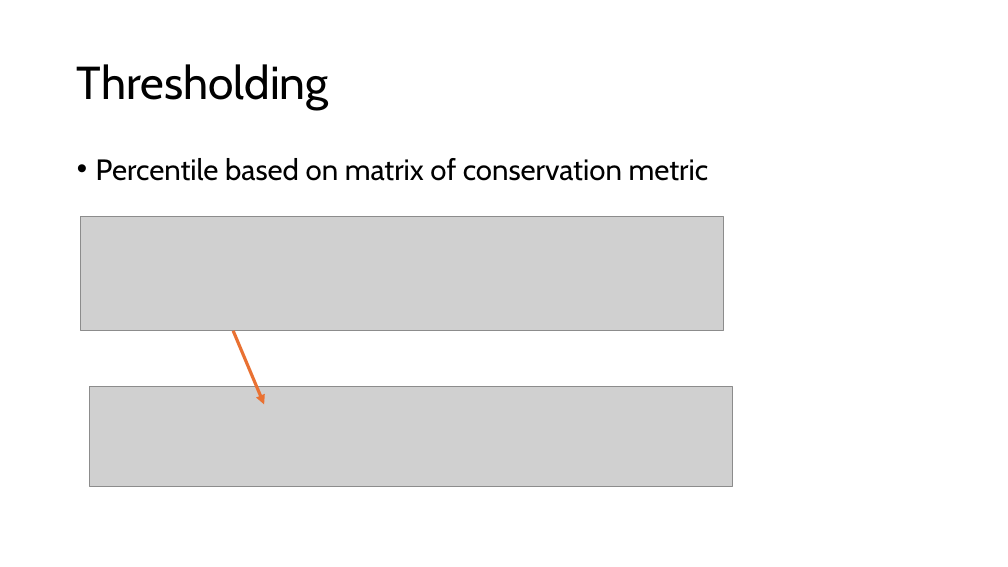
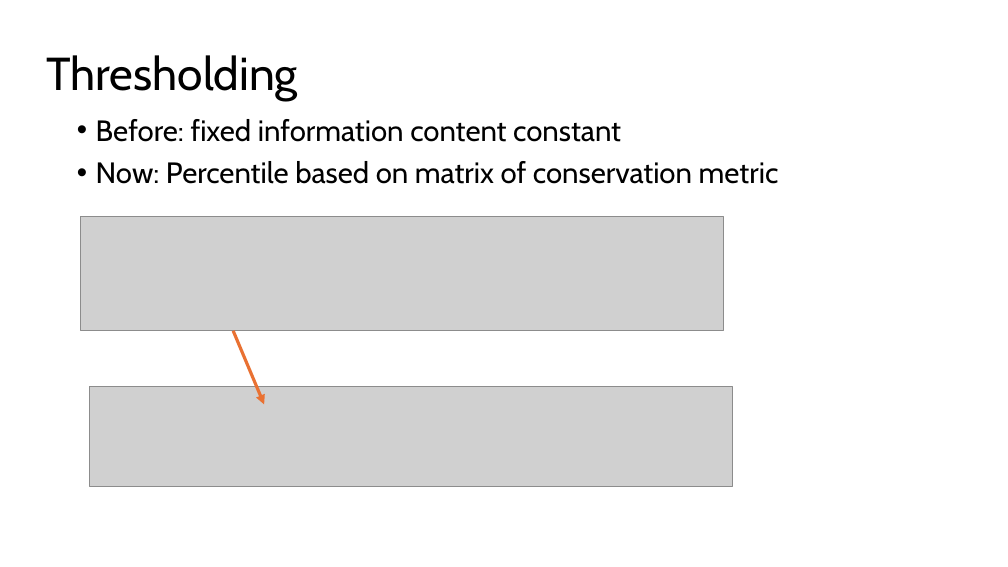
Before and after one commit to eshin21/drippy, a slide deck: slide 3 of Presentations/May Motif Gallery.pptx. Drawn at 1008x567 pixels with LibreOffice and Linux fonts; fonts in the diff are those of the drawing; grey boxes stand for pictures. Boxes give left, top, right and bottom in pixels: in the first picture for what was removed or moved away, otherwise in the second. Text is boxed around its words. In the diff, an @@ line names an element or a change of style, - is before the commit and + after.

```diff
--- a/Presentations/May Motif Gallery.pptx
+++ b/Presentations/May Motif Gallery.pptx
@@ title "Thresholding": place and size @@
-title "Thresholding" at (77, 64, 329, 110)
+title "Thresholding" at (46, 55, 298, 101)
@@ text at (96, 119, 779, 184): text changed @@
-• Percentile based on matrix of conservation metric
+• Before: fixed information content constant
+• Now: Percentile based on matrix of conservation metric
```
Also in this commit, not shown: 7 other slides changed, 10 slides added, 43 other files.
